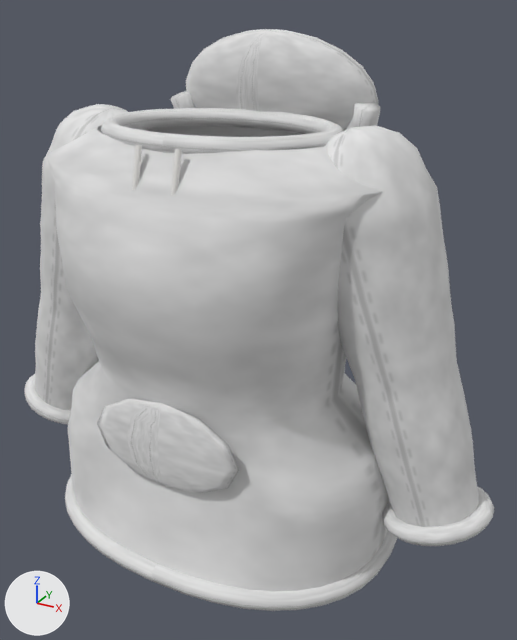
A saved change to the glTF model modules/gamer-services/assets/avatars/v3/top_hoodie.female.glb.
Rendered twice from a camera (50 mm lens) standing at (0.434, -0.693, 1.341) and looking at (0.04, 0.023, 0.983). Arrows for +X, +Y and +Z are at lower left; the lights stay in place. The first picture is the older version. Vertices at exactly the same position are counted once.

The first picture shows 'top_hoodie'.
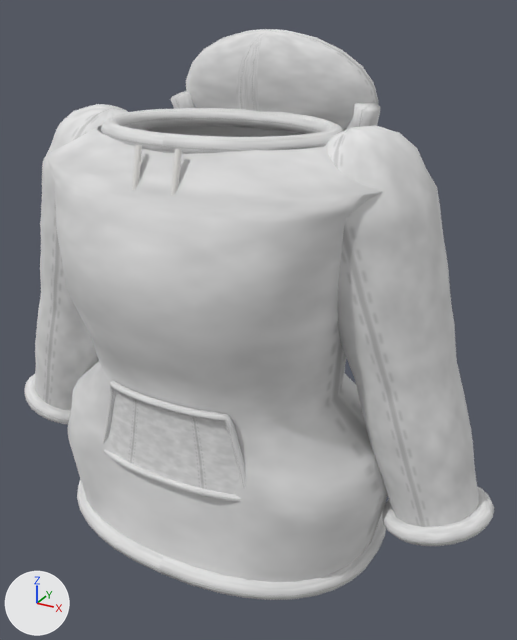
Where the change shows, as pixel boxes [x1, y1, x2, y2] in the pictures (517 x 640 px; the box of a moved part takes in the faces that stretch with it):
'top_hoodie', reshaped
    before: [24, 29, 494, 611]
    after: [24, 29, 494, 600]
part 1 of me_top_hoodie, rebuilt (28% taller)
    before: [97, 399, 239, 493]
    after: [102, 381, 246, 502]
part 2 of me_top_hoodie, added
    after: [109, 390, 240, 494]
part 3 of me_top_hoodie, moved or reshaped
    before: [65, 441, 397, 611]
    after: [69, 441, 388, 600]

Patch to the scene script:
```diff
--- a/modules/gamer-services/assets/avatars/v3/top_hoodie.female.glb.py
+++ b/modules/gamer-services/assets/avatars/v3/top_hoodie.female.glb.py
@@ me_top_hoodie @@
 # used by ob_top_hoodie; location = (0.0, 0.0, 0.0)
-me_top_hoodie.from_pydata(...)  # 2606 vertices, 5068 faces; spans x -0.35..0.351, y -0.171..0.196, z 0.698..1.314
+me_top_hoodie.from_pydata(...)  # 2943 vertices, 5700 faces; spans x -0.35..0.351, y -0.163..0.196, z 0.698..1.314
+# me_top_hoodie part 1: the loose piece of 62 vertices spanning x -0.1..0.1, y -0.14..-0.12, z 0.819..0.929 is rebuilt with 264 vertices and now spans x -0.108..0.108, y -0.138..-0.111, z 0.825..0.933
+# me_top_hoodie part 2: a new loose piece of 135 vertices spanning x -0.105..0.105, y -0.134..-0.115, z 0.829..0.929, in mat_top_hoodie_0 (picture img_fleece)
+# me_top_hoodie part 3: 360 vertices moved from x -0.239..0.239, y -0.171..0.183, z 0.698..0.722 to x -0.223..0.223, y -0.155..0.167, z 0.698..0.722
 me_top_hoodie.materials.append(mat_top_hoodie_0)
```
